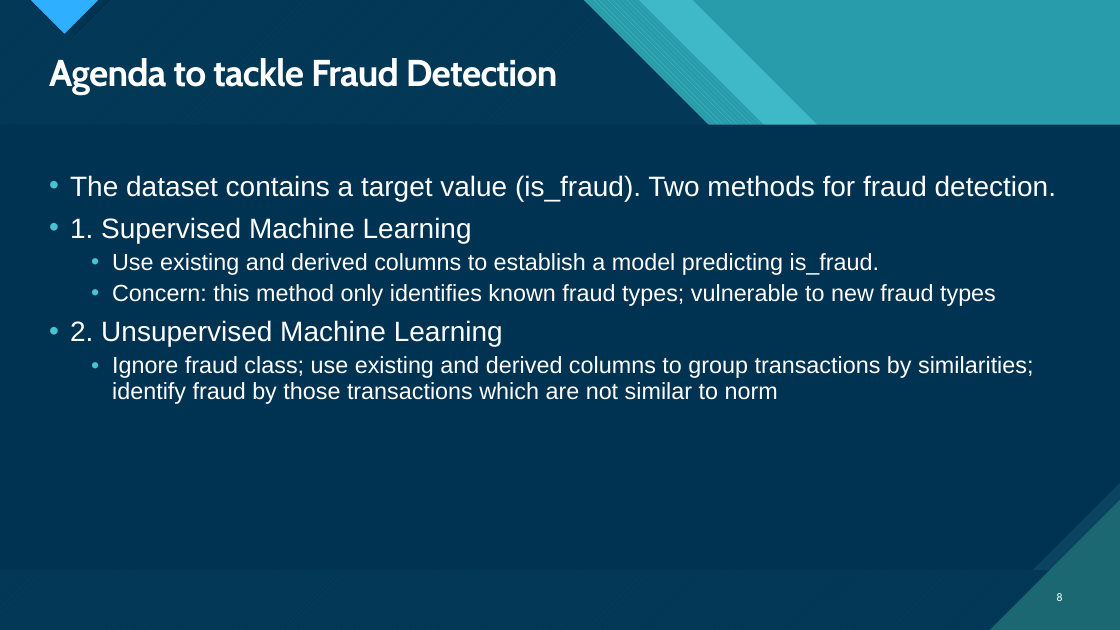
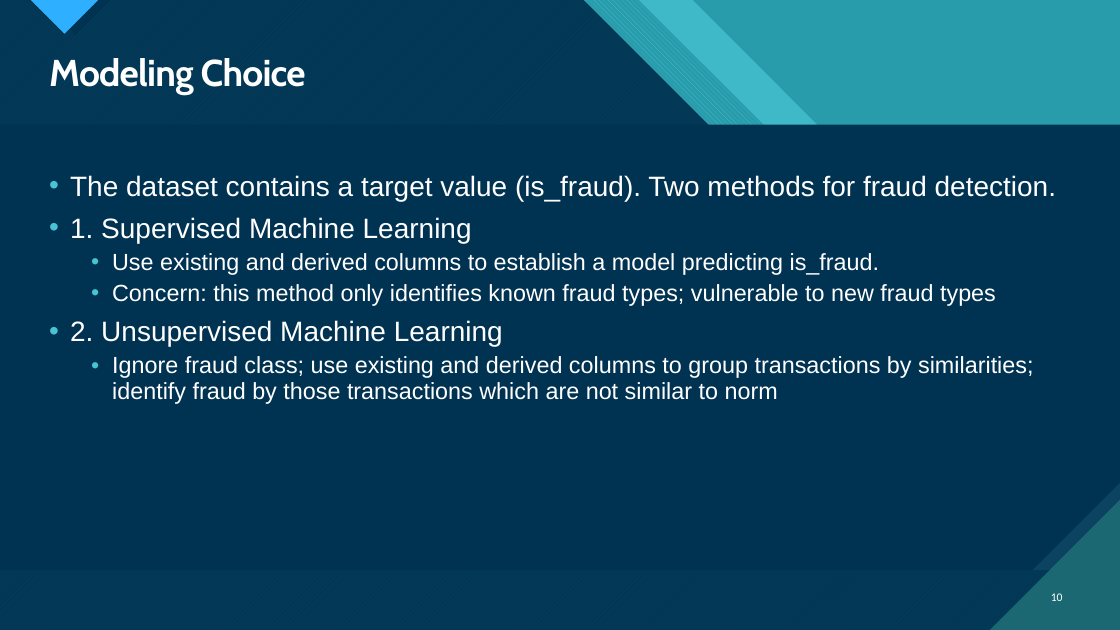
Before and after one commit to HGuo90s/fraud-detection, a slide deck: slide 10 of Fraud Detection.pptx (slide 8 before the commit). Drawn at 1120x630 pixels with LibreOffice and Linux fonts; fonts in the diff are those of the drawing. Boxes give left, top, right and bottom in pixels: in the first picture for what was removed or moved away, otherwise in the second. Text is boxed around its words. In the diff, an @@ line names an element or a change of style, - is before the commit and + after.

```diff
--- a/Fraud Detection.pptx
+++ b/Fraud Detection.pptx
@@ title at (x1=49, y1=58, x2=306, y2=94): text changed @@
-Agenda to tackle Fraud Detection
+Modeling Choice
@@ page number at (x1=1051, y1=593, x2=1063, y2=601): text changed @@
-8
+10
```
Also in this commit, not shown: 4 other slides changed, 9 slides added, 1 slide removed, 1 other file.
